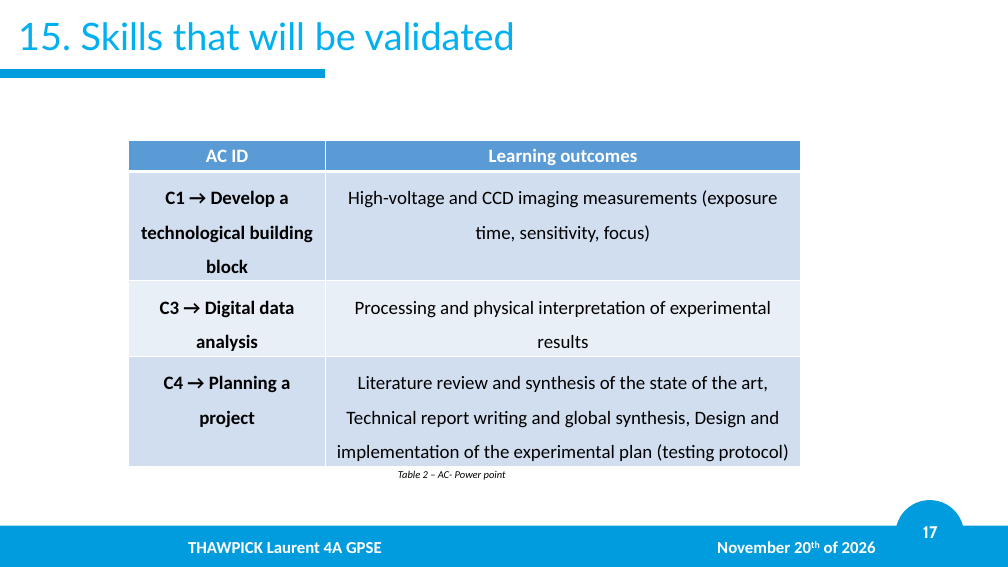
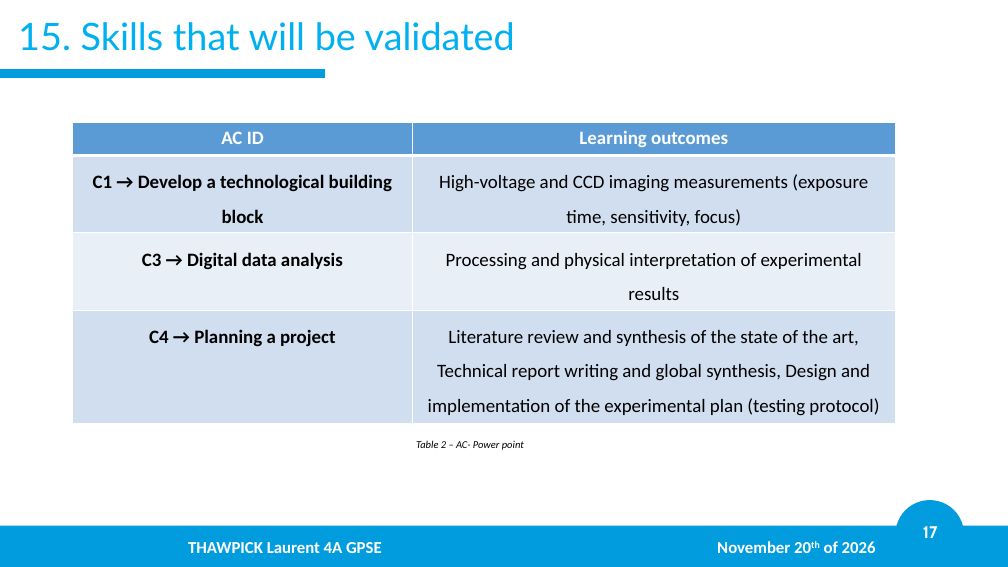
Before and after one commit to LaurentThaw/plasma-tubing, a slide deck: slide 17 of PDR for 20.11.26/PDR.pptx. Drawn at 1008x567 pixels with LibreOffice and Linux fonts; fonts in the diff are those of the drawing; background and template pictures are left out. Boxes give left, top, right and bottom in pixels: in the first picture for what was removed or moved away, otherwise in the second. Text is boxed around its words. In the diff, an @@ line names an element or a change of style, - is before the commit and + after.

```diff
--- a/PDR for 20.11.26/PDR.pptx
+++ b/PDR for 20.11.26/PDR.pptx
@@ table: place and size @@
-table at box(129, 141, 800, 466)
+table at box(73, 123, 895, 423)
@@ text "Table 2 – AC- Power ...": place and size @@
-text "Table 2 – AC- Power ..." at box(398, 470, 506, 480)
+text "Table 2 – AC- Power ..." at box(416, 440, 524, 450)
```
Also in this commit, not shown: 5 other slides changed, 17 other files.
